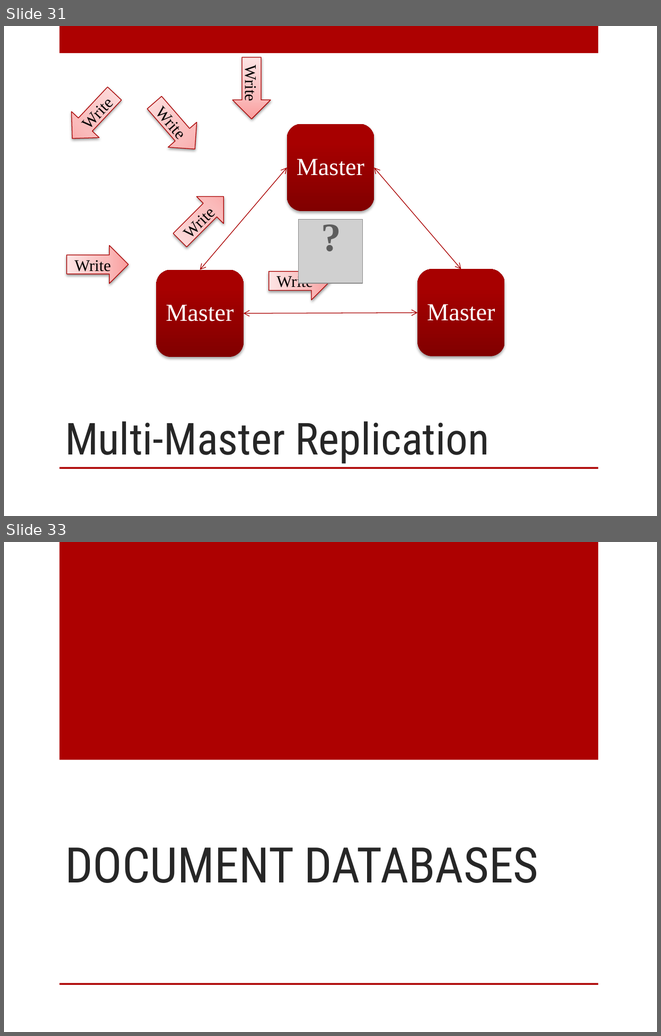
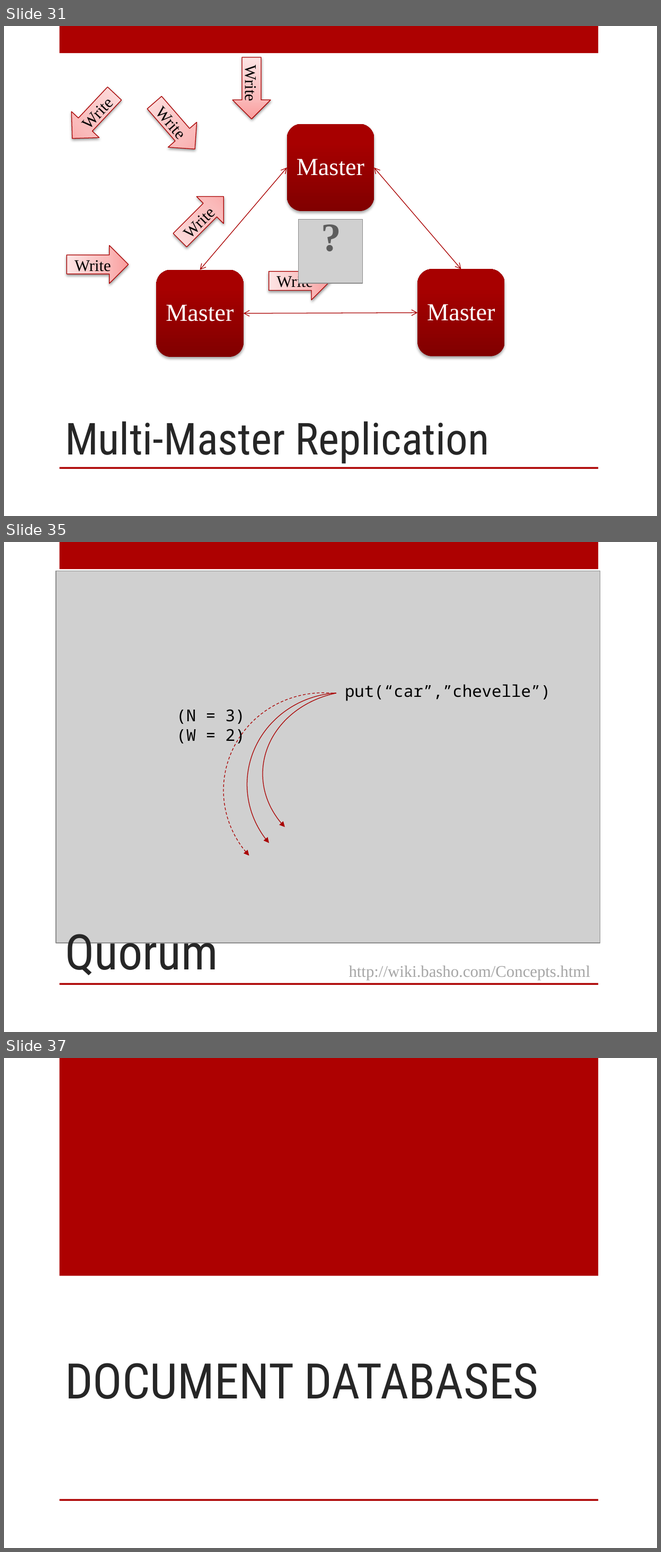
Before and after one commit to digitalBush/nosql-smackdown-talk, a slide deck: nosql-smackdown.pptx. Shown one above the other, each under a label of ours: slides 31 and 33 before the commit, slides 31, 35 and 37 after it; the slides between them are not shown. The pictures are 661x1036 and 661x1552 pixels, drawn with LibreOffice and Linux fonts; fonts in the diff are those of the drawing; grey boxes stand for pictures. Boxes give left, top, right and bottom in pixels: in the first picture for what was removed or moved away, otherwise in the second. Text is boxed around its words. In the diff, an @@ line names an element or a change of style, - is before the commit and + after.

Commit message:
Adding slides to explain quorums

```diff
--- a/nosql-smackdown.pptx
+++ b/nosql-smackdown.pptx
@@ slide 35 added at [4, 542, 657, 1032], background #FFFFFF; not listed: 2 template elements that a slide beside it also shows @@
@@ picture added at [55, 571, 600, 943] @@
@@ text added at [345, 684, 550, 701], 18 pt, text #000000 @@
+put(“car”,”chevelle”)
@@ arc (boxed as its full ellipse) added at [223, 693, 423, 888], outline #AA0000 0.75 pt dashed @@
@@ arc (boxed as its full ellipse) added at [247, 693, 438, 876], outline #AA0000 0.75 pt @@
@@ arc (boxed as its full ellipse) added at [263, 691, 453, 857], outline #AA0000 0.75 pt @@
@@ text added at [176, 709, 245, 746], 18 pt, text #000000 @@
+(N = 3)
+(W = 2)
@@ title added at [65, 934, 218, 981], 54 pt, text #262626 @@
+Quorum
@@ text added at [349, 965, 590, 980], 18 pt, text #A6A6A6 @@
+http://wiki.basho.com/Concepts.html
@@ what was slide 33 is now slide 37 @@
```
Also in this commit, not shown: 1 slide changed, 3 other slides added.
